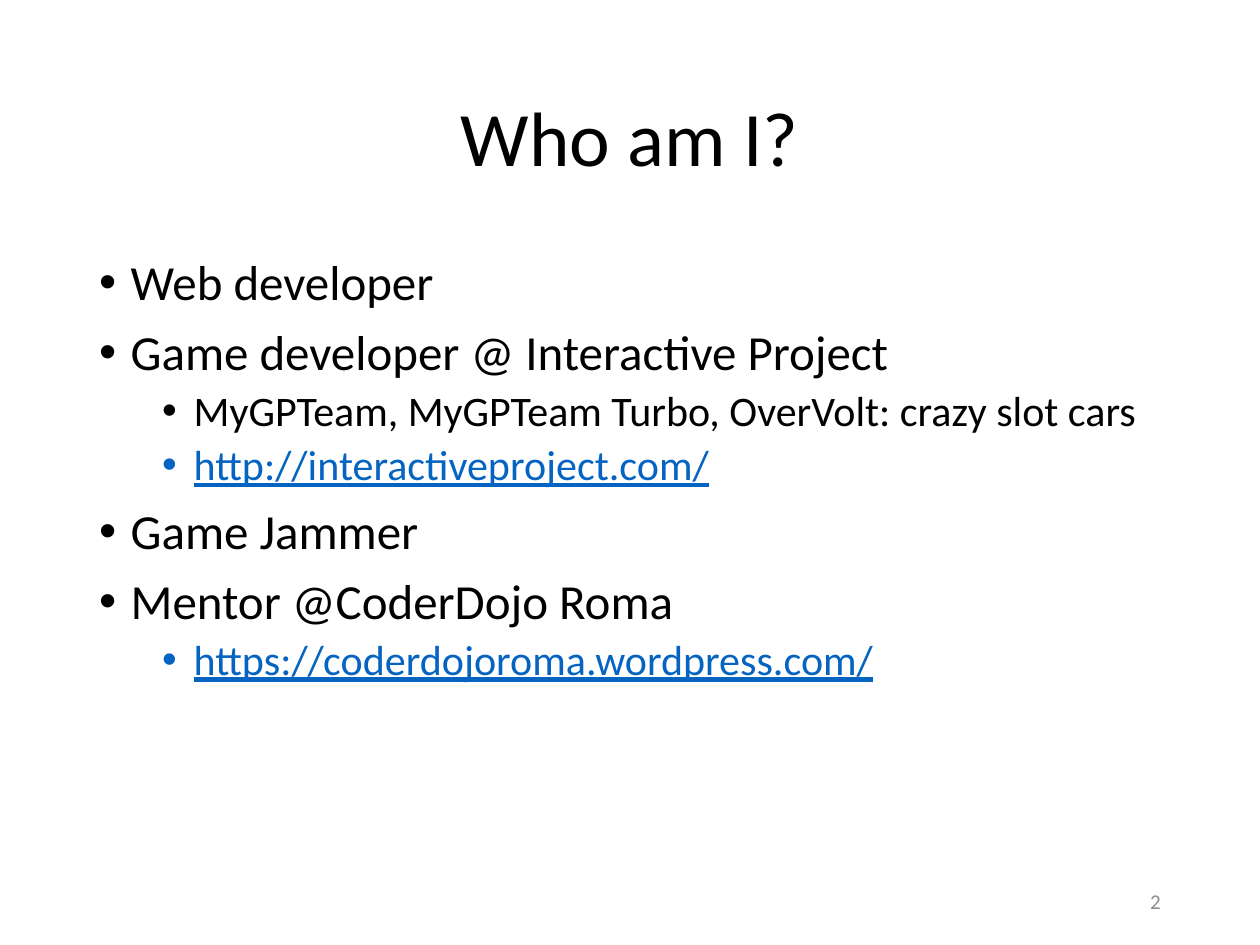
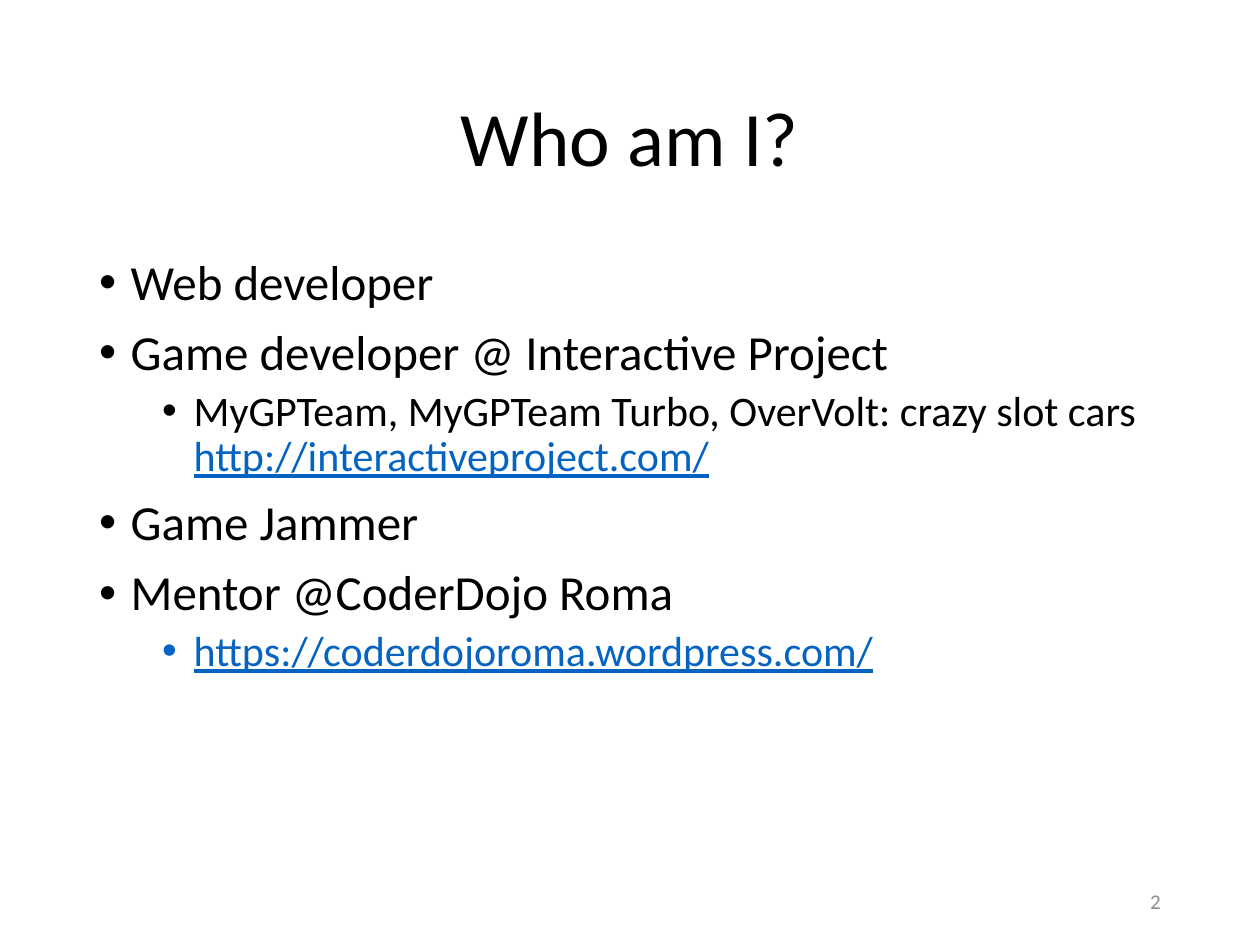
Before and after one commit to Lotti/codemotion2015, a slide deck: slide 2 of slides/slides.pptx. Drawn at 1260x945 pixels with LibreOffice and Linux fonts; fonts in the diff are those of the drawing; background and template pictures are left out. Boxes give left, top, right and bottom in pixels: in the first picture for what was removed or moved away, otherwise in the second. Text is boxed around its words. In the diff, an @@ line names an element or a change of style, - is before the commit and + after.

```diff
--- a/slides/slides.pptx
+++ b/slides/slides.pptx
@@ text at [194,396,1136,479]: text changed @@
-  • MyGPTeam, MyGPTeam Turbo, OverVolt: crazy slot cars
-  • http://interactiveproject.com/
+  • MyGPTeam, MyGPTeam Turbo, OverVolt: crazy slot cars
+    http://interactiveproject.com/
```
Also in this commit, not shown: 6 other files.
